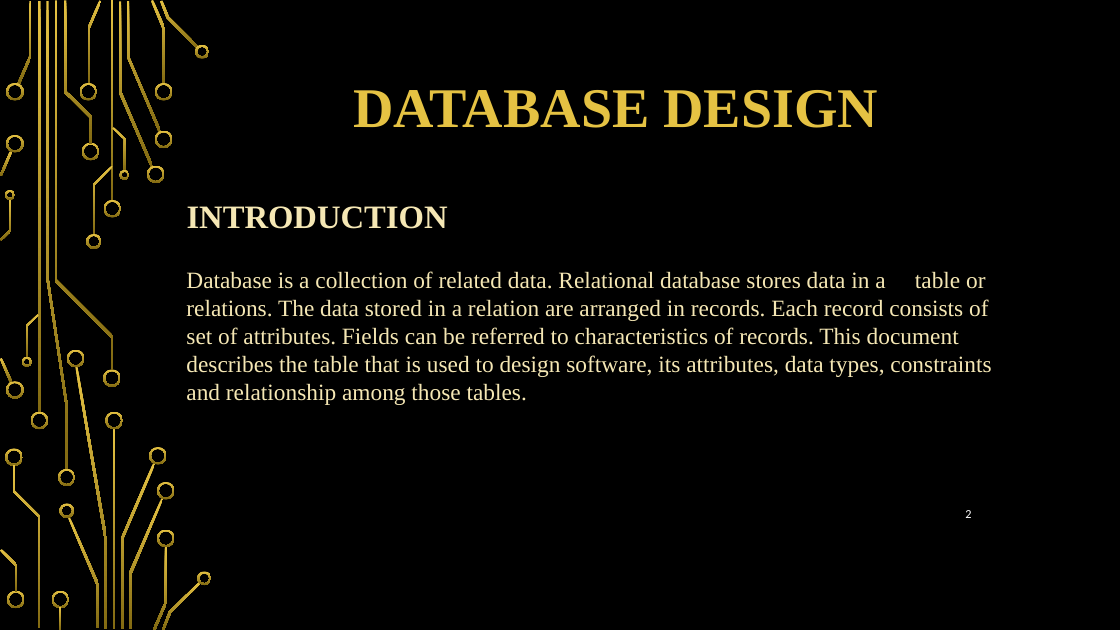
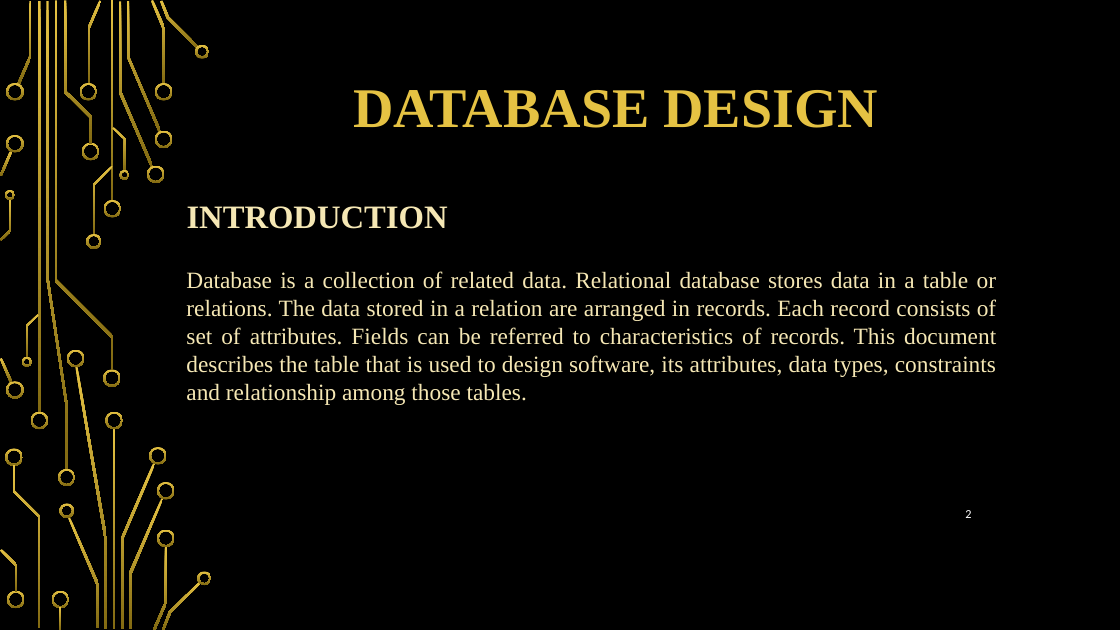
Before and after one commit to sarveshbhat/Clgproject-BCK, a slide deck: slide 2 of database ppt.pptx. Drawn at 1120x630 pixels with LibreOffice and Linux fonts; fonts in the diff are those of the drawing; background and template pictures are left out. Boxes give left, top, right and bottom in pixels: in the first picture for what was removed or moved away, otherwise in the second. Text is boxed around its words. In the diff, an @@ line names an element or a change of style, - is before the commit and + after.

```diff
--- a/database ppt.pptx
+++ b/database ppt.pptx
@@ text "Database is a collection of ..." at (186,271,996,405): alignment left to justified @@
```
Also in this commit, not shown: 2 other slides changed, 26 slides added, 5 slides removed, 16 other files.
